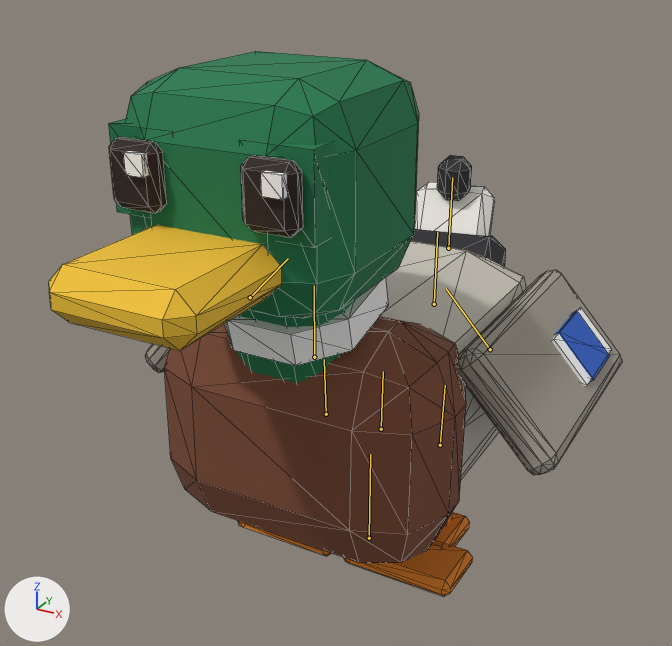
The glTF model games/zoo/public/models/duck_male.glb as it was, and as the next commit left it.
Rendered twice from a 50 mm camera at (0.389, -0.785, 0.652) aimed at (-0.015, -0.051, 0.284). Every picture has the same lights, and +X, +Y and +Z are marked at lower left. The first picture is the older version. Both versions are drawn at frame 20 of the action 'Play'; the numbers are the values there. The bones that bend it are drawn over the model as lines. Mesh edges are drawn as thin lines.

Names of what the first picture shows: 'duck_male'.
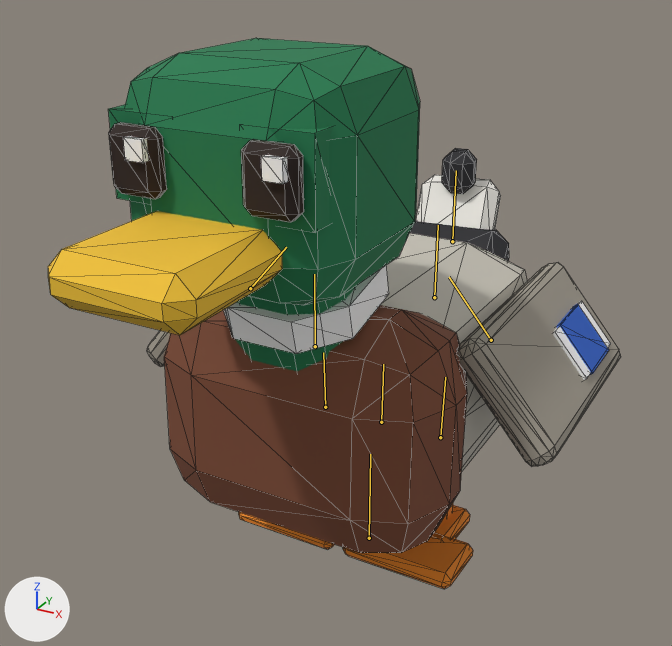
What differs and where, as boxes (x1, y1, x2, y2) in the pictures (672 x 646 px):
'duck_male', posed: before (49, 51, 622, 596); after (48, 38, 620, 589)
bone 'body', root to tip: before (381, 429) to (383, 371); after (381, 422) to (383, 364)
bone 'leg_FL', root to tip: before (490, 349) to (446, 288); after (491, 340) to (449, 277)
bone 'leg_FR', root to tip: before (250, 297) to (288, 258); after (250, 288) to (286, 247)
bone 'leg_HR', root to tip: before (326, 414) to (324, 359); after (325, 407) to (323, 352)
bone 'tail1', root to tip: before (434, 304) to (437, 232); after (434, 297) to (438, 225)

The edits, one by one:
Bone 'body' (bone_body) moves from (0.0, 0.021, 0.0) to (0.0, 0.0302, 0.0).
Bone 'leg_FL' (bone_leg_fl) turns from (0, 0, 43) to (0, 0, 40) degrees about its own x, y and z.
Bone 'leg_FR' (bone_leg_fr) turns from (0, 0, -43) to (0, 0, -40) degrees about its own x, y and z.
Bone 'leg_HR' (bone_leg_hr) turns from (4, 0, 0) to (5, 0, 0) degrees about its own x, y and z.
Bone 'tail1' (bone_tail1) turns from (2, 12, 0) to (3, 9, 0) degrees about its own x, y and z.
